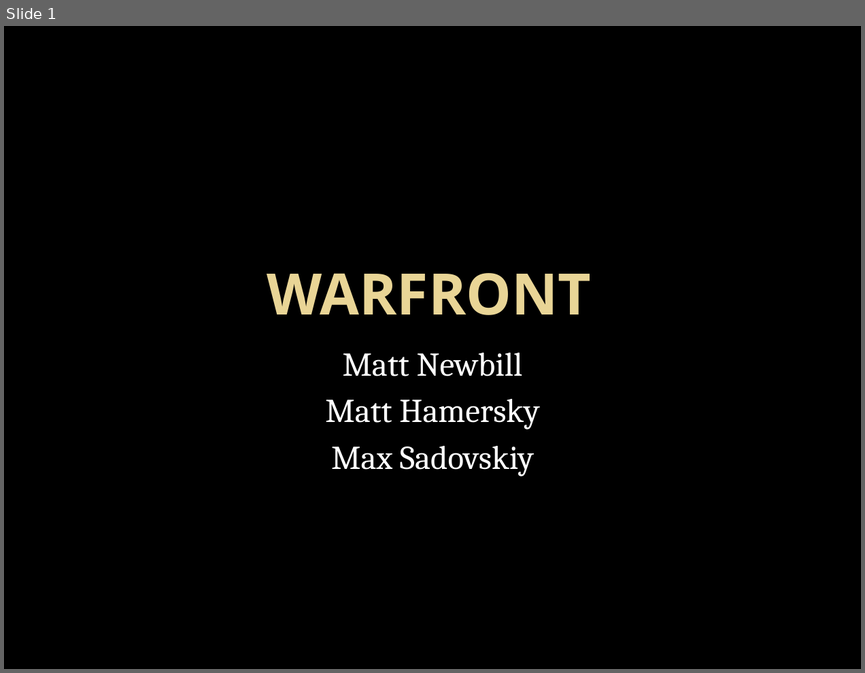
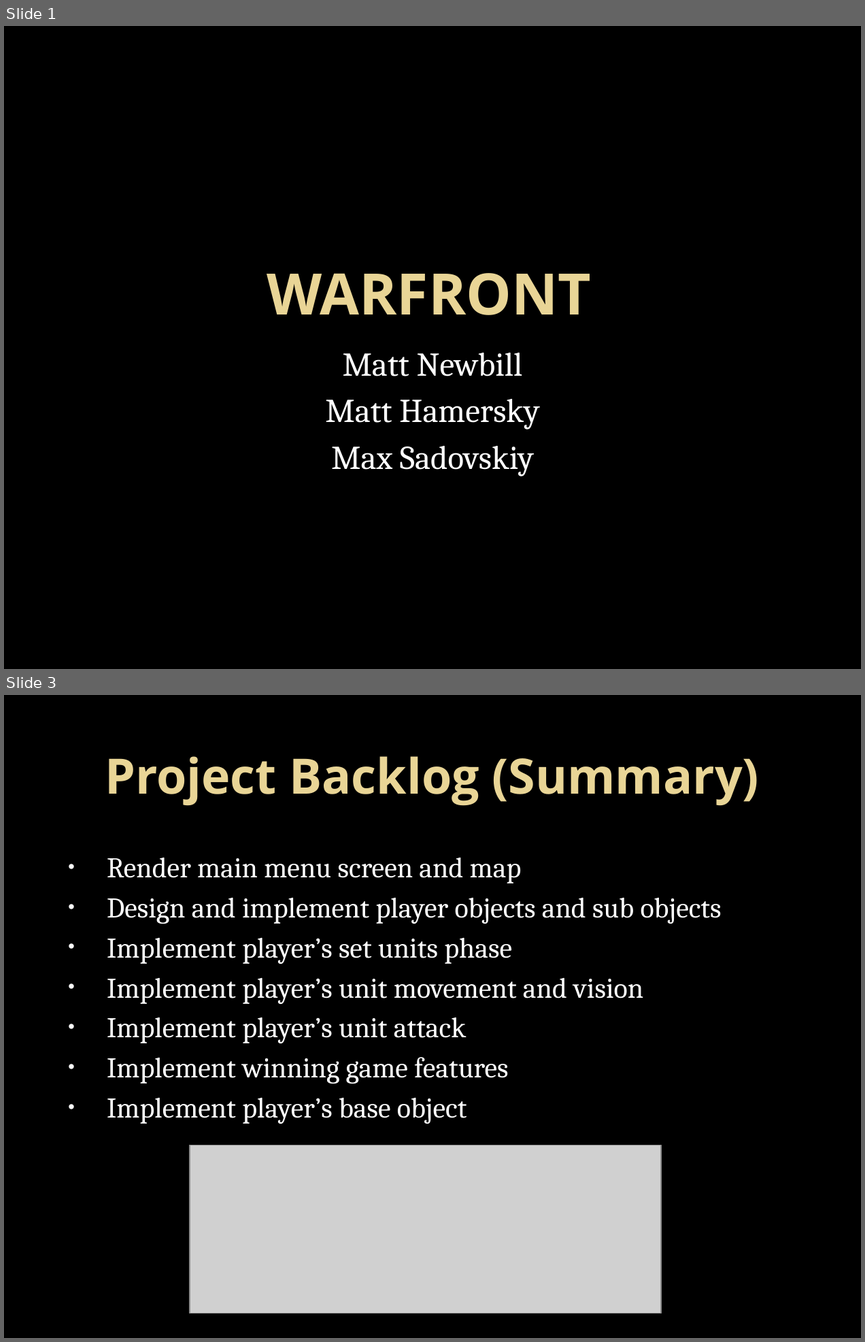
Before and after one commit to MattNewbill/android_combat_game, a slide deck: Project Specs/Matt N part 1 design.pptx. Shown one above the other, each under a label of ours: slide 1 before the commit, slides 1 and 3 after it; the slides between them are not shown. The pictures are 865x673 and 865x1342 pixels, drawn with LibreOffice and Linux fonts; fonts in the diff are those of the drawing; grey boxes stand for pictures; background and template pictures are left out. Boxes give left, top, right and bottom in pixels: in the first picture for what was removed or moved away, otherwise in the second. Text is boxed around its words. In the diff, an @@ line names an element or a change of style, - is before the commit and + after.

```diff
--- a/Project Specs/Matt N part 1 design.pptx
+++ b/Project Specs/Matt N part 1 design.pptx
@@ slide 3 added at <box>4,695,861,1338</box>, background picture (left out) @@
@@ title added at <box>105,756,759,806</box>, 41 pt, text gradient #EAD696 to #E7D081, bold @@
+Project Backlog (Summary)
@@ text added at <box>107,857,721,1123</box>, 24 pt, text #FFFFFF @@
+• Render main menu screen and map
+• Design and implement player objects and sub objects
+• Implement player’s set units phase
+• Implement player’s unit movement and vision
+• Implement player’s unit attack
+• Implement winning game features
+• Implement player’s base object
@@ picture added at <box>190,1145,661,1312</box> @@
```
Also in this commit, not shown: 7 other slides added, 14 other files.
